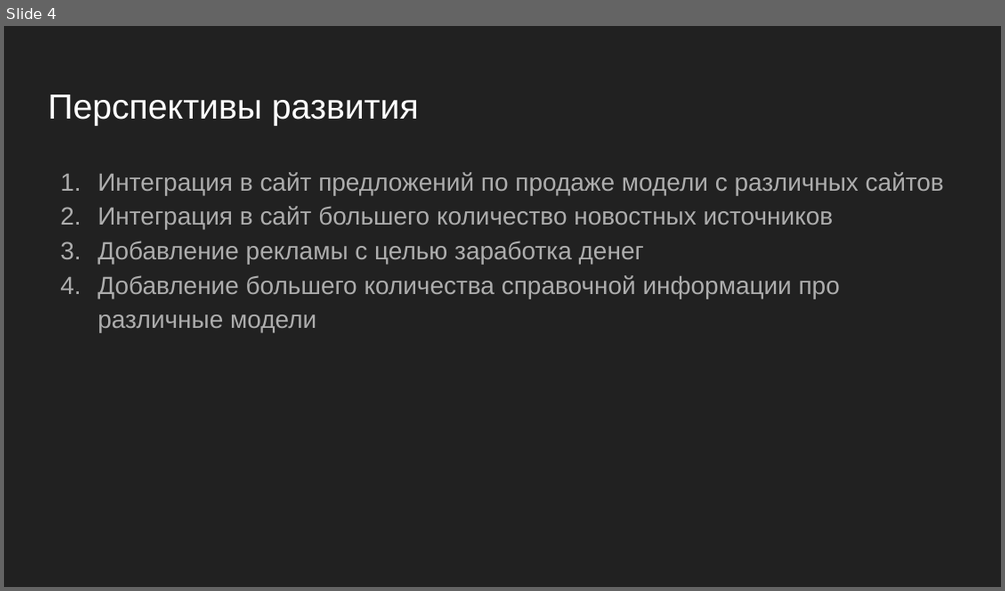
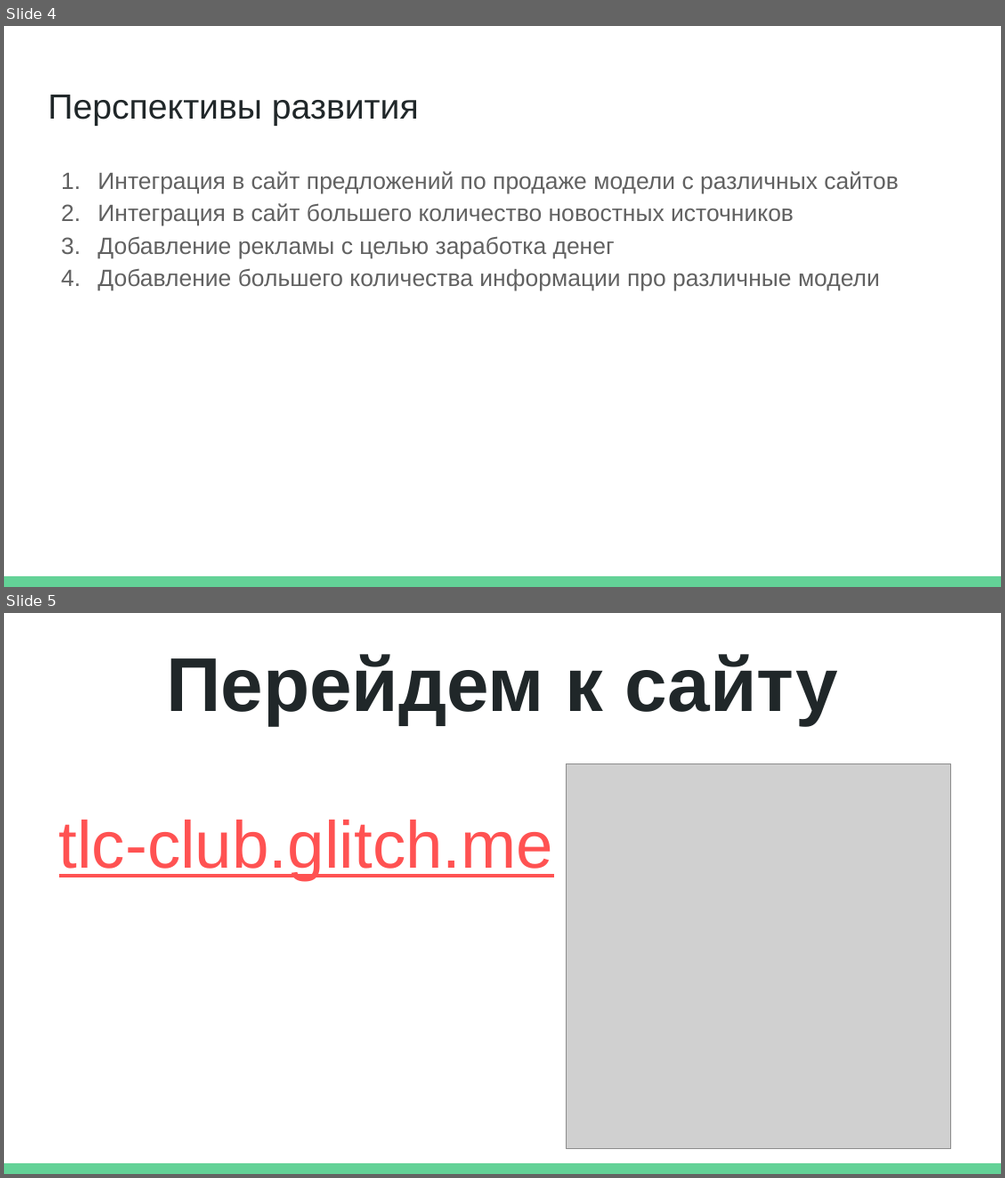
Before and after one commit to MZolotovitskiy/TLC-Club, a slide deck: docs/TLC-Club.pptx. Shown one above the other, each under a label of ours: slide 4 before the commit, slides 4 and 5 after it. The pictures are 1005x591 and 1005x1178 pixels, drawn with LibreOffice and Linux fonts; fonts in the diff are those of the drawing; grey boxes stand for pictures. Boxes give left, top, right and bottom in pixels: in the first picture for what was removed or moved away, otherwise in the second. Text is boxed around its words. In the diff, an @@ line names an element or a change of style, - is before the commit and + after.

```diff
--- a/docs/TLC-Club.pptx
+++ b/docs/TLC-Club.pptx
@@ slide 5 added at bbox=[4, 613, 1001, 1174], background #FFFFFF; not listed: 1 template element that a slide beside it also shows @@
@@ title added at bbox=[166, 654, 838, 724], 55 pt, text #202729, bold @@
+Перейдем к сайту
@@ picture added at bbox=[566, 764, 950, 1148] @@
@@ text added at bbox=[59, 819, 554, 880], 48 pt, text #FF5252, underline @@
+tlc-club.glitch.me
@@ slide 4 changed as well @@
@@ background #212121 to #FFFFFF @@
@@ title "Перспективы развития" at bbox=[48, 95, 419, 126]: text colour #FFFFFF to #202729 @@
@@ text at bbox=[97, 171, 898, 259]: size 18 to 17 pt, text colour #ADADAD to #616161 in "Интеграция в сайт предложений по продаже модели ...", "Интеграция в сайт большего количество новостных источников", "Добавление рекламы с целью заработка денег"; indent changed; bullet colour #ADADAD to #616161 @@
@@ text at bbox=[97, 268, 880, 291]: text changed; size 18 to 17 pt; text colour #ADADAD to #616161 @@
-4. Добавление большего количества справочной информации про различные модели
+4. Добавление большего количества информации про различные модели
@@ rectangle added at bbox=[4, 576, 1001, 587], fill #63D297 @@
```
Also in this commit, not shown: 3 other slides changed, 4 other files.
